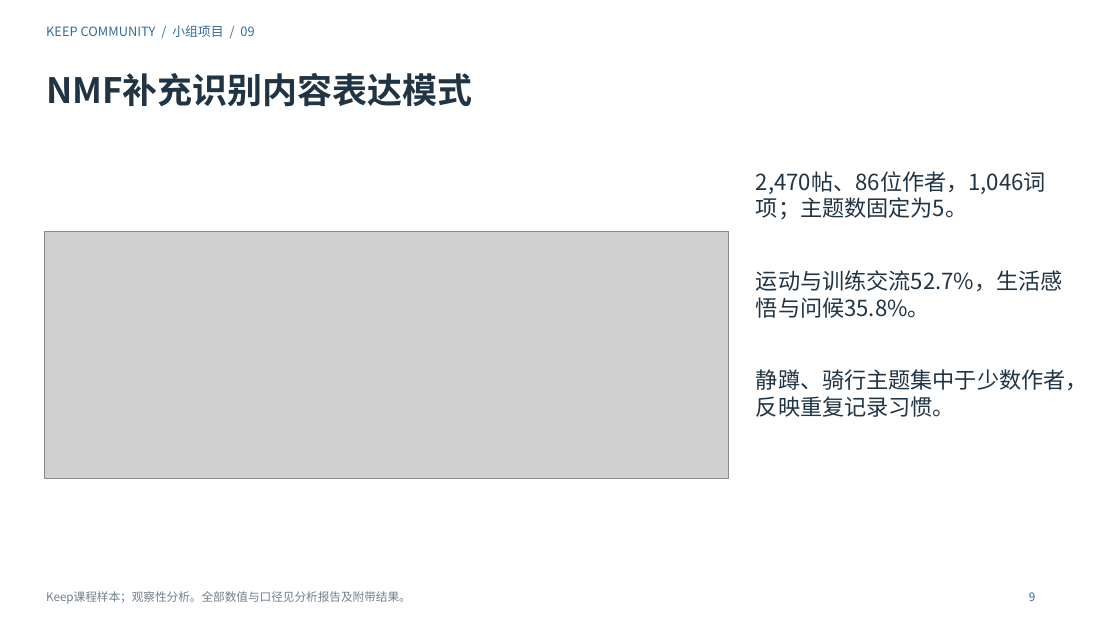
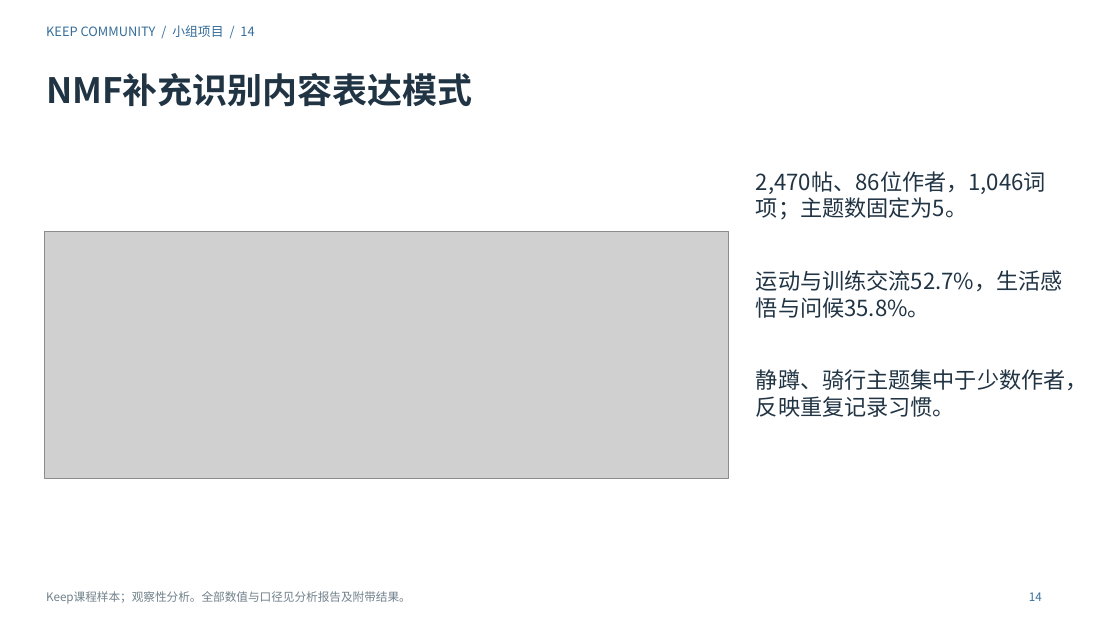
Before and after one commit to Charlie-ChenLin/keep-community-analysis, a slide deck: slide 14 of 演示文稿.pptx (slide 9 before the commit). Drawn at 1120x630 pixels with LibreOffice and Linux fonts; fonts in the diff are those of the drawing; grey boxes stand for pictures. Boxes give left, top, right and bottom in pixels: in the first picture for what was removed or moved away, otherwise in the second. Text is boxed around its words. In the diff, an @@ line names an element or a change of style, - is before the commit and + after.

```diff
--- a/演示文稿.pptx
+++ b/演示文稿.pptx
@@ text at (46, 25, 254, 37): text changed @@
-KEEP COMMUNITY / 小组项目 / 09
+KEEP COMMUNITY / 小组项目 / 14
@@ text at (1029, 592, 1042, 601): text changed @@
-9
+14
```
Also in this commit, not shown: 15 other slides changed, 3 slides added, 56 other files.
